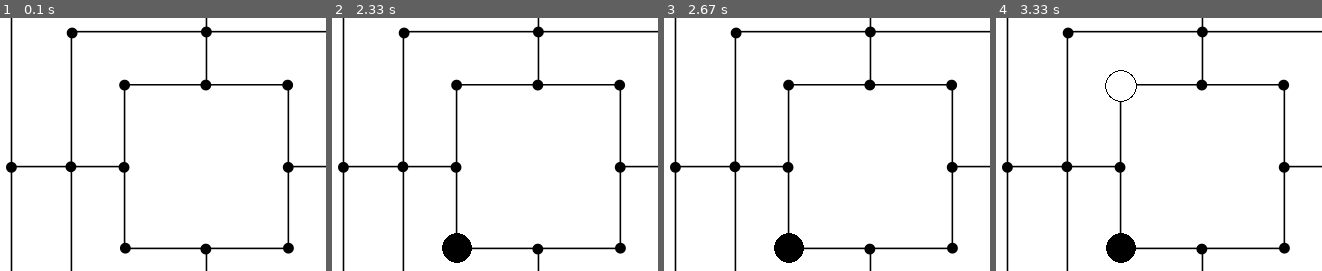
Above: before the commit, frames 1-4 (left to right).
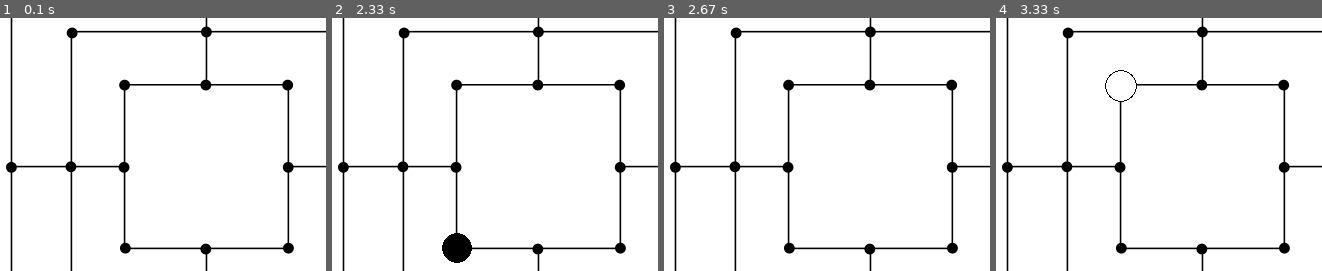
Above: after the commit, the same moments.

Repository: NaidaNozic/Nine-Men-s-Morris-Game
Game: pygame game, started from run_game.py
Two runs of this game, one before a commit and one after it. Both use one fixed random seed, a clock stepped at 60 frames per second and the inputs below.
Inputs (mouse positions are % of the whole screen's width and height, from its top left):
- Up to frame 1 (0.1 s): no input
- Up to frame 2 (2.33 s): click (62, 54) at 0.4 s; click (11, 43) at 0.77 s; move the mouse to (18, 70) at 1.57 s; click (18, 70) at 1.72 s; click (98, 12) at 2.23 s
- Up to frame 3 (2.67 s): move the mouse to (21, 47) at 2.6 s
- Up to frame 4 (3.33 s): click (21, 47) at 2.87 s; move the mouse to (75, 24) at 3.27 s
The pictures show only the part of the screen within x 0-50%, y 28-78%; the shares and areas given below are measured in that part.

Frames 1-2 are identical in both runs. In frame 3, 0.7% of the frame differs, in the area x 33-43%, y 84-97%; in frame 4, 0.7%.

Commit message:
fixed the removal undo, TODO: refactor and add more patterns

Diff:
--- a/NineMensMorrisGame/Components/Game.py
+++ b/NineMensMorrisGame/Components/Game.py
@@ -119,6 +119,12 @@
         if index >= 0:
             self.set_up_board(index)
 
+        move = self.memory.get_moves()[index].split(",")
+        active_player = int(move[1])
+        if move[0] != 'Removal':
+            active_player = 2 if int(move[1]) == 1 else 1
+        return active_player
+
     def set_up_board(self, index: int):
         self.board = ['x' for _ in range(24)]
         for player in self.players:
@@ -144,5 +150,5 @@
                         int(move[1]) - 1].num_of_pieces == 0:
                         self.players[move[1] - 1].switch_phase()
                 case _:
-                    return
+                    pass
             i += 1
--- a/NineMensMorrisGame/memory.py
+++ b/NineMensMorrisGame/memory.py
@@ -26,7 +26,7 @@
         self.index_of_move = 0
 
     def write_move(self, move: str):
-        self.allmoves = self.allmoves[:self.index_of_move]
+        self.allmoves = self.allmoves[:self.index_of_move + 1]
         self.allmoves.append(move)
         self.index_of_move = self.index_of_move + 1
     pass
@@ -60,10 +60,10 @@
             print(move)
 
     def undo(self):
-        if self.index_of_move >= len(self.allmoves):
-            self.index_of_move = len(self.allmoves)-1
-            return self.index_of_move
         if self.index_of_move >= 0:
+            move = self.allmoves[self.index_of_move].split(",")
+            if move[0] == "Removal":
+                self.index_of_move = self.index_of_move - 1
             self.index_of_move = self.index_of_move - 1
             self.see_moves()
             return self.index_of_move
